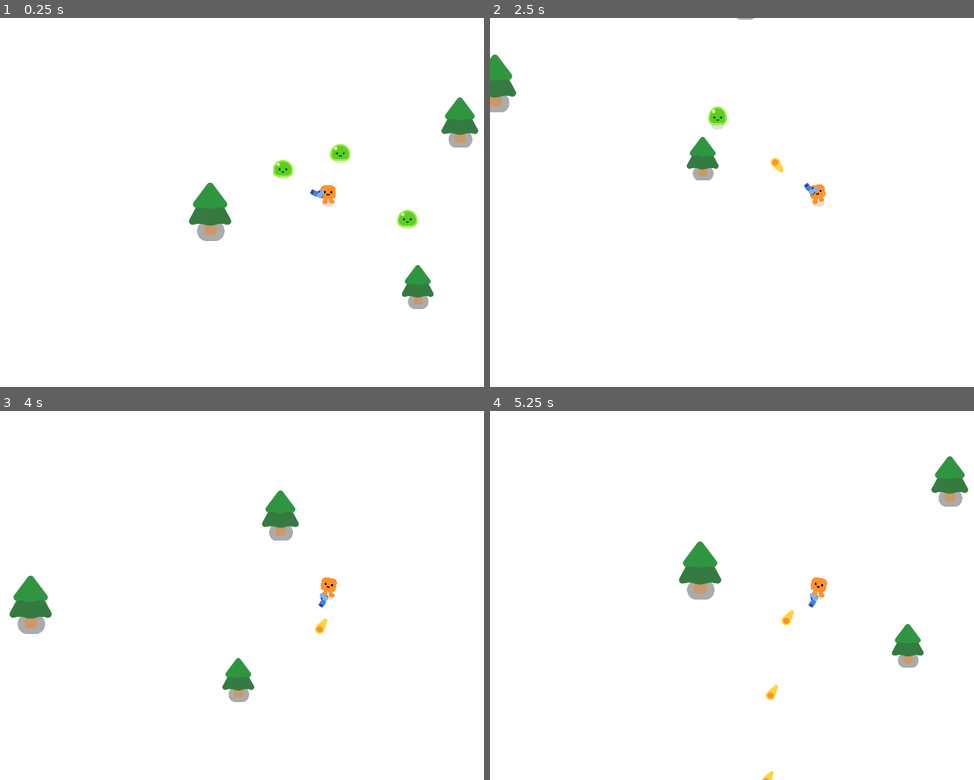
Above: before the commit, frames 1-4 (two rows, left to right).
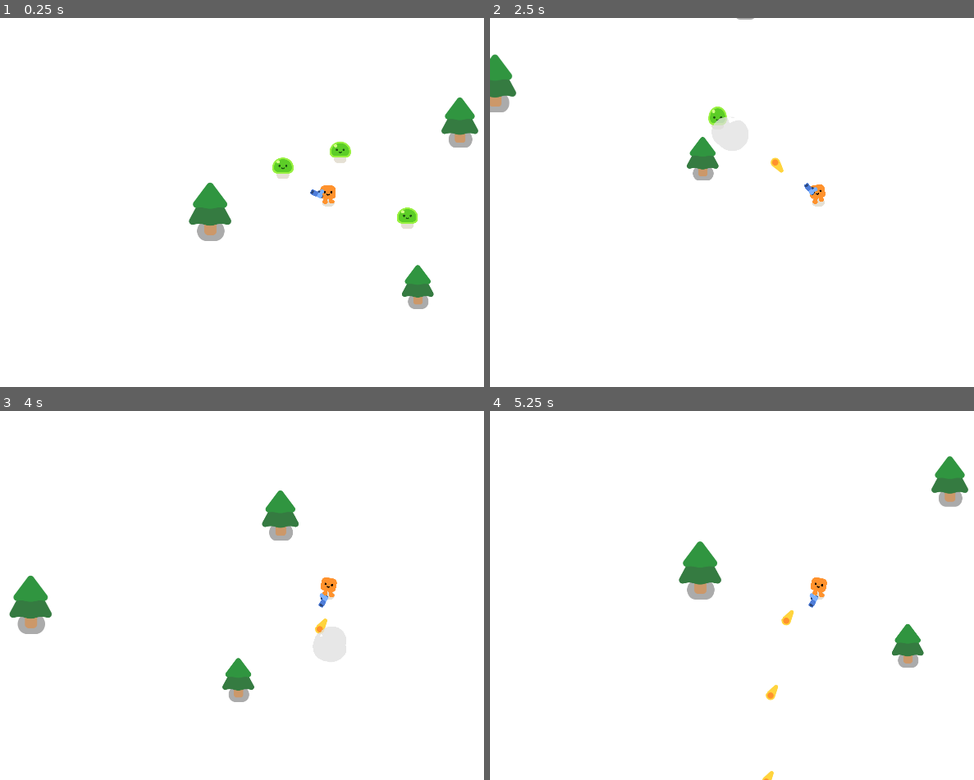
Above: after the commit, the same moments.

Repository: Stilltyde/Godot-4.2-Vampire-Survivors
Game: Godot game, scene res://survivors_game.tscn
The game is run twice, just before and just after one commit, with the same random seed, the same clock (stepped at 60 frames per second) and the same inputs.
Inputs:
- Up to frame 1 (0.25 s): no input
- Up to frame 2 (2.5 s): hold D (move_right) 0.53-1.28 s; hold S (move_down) 1.28-2.03 s; hold D (move_right) from 2.03 s (still down)
- Up to frame 3 (4 s): release D (move_right) at 2.78 s; hold W (move_up) 2.78-3.53 s; hold A (move_left) from 3.53 s (still down)
- Up to frame 4 (5.25 s): release A (move_left) at 5.03 s; hold S (move_down) from 5.03 s (still down)

The runs differ from the first frame. In frame 1, 0.4% of the frame differs, in the area x 56-87%, y 33-57%; in frame 2, less than 0.1%; in frame 3, less than 0.1%; in frame 4, nothing differs.

Commit message:
game stop on 0 health

Diff:
--- a/gun.gd
+++ b/gun.gd
@@ -1,5 +1,6 @@
 extends Area2D
 
+@warning_ignore("unused_parameter")
 func _physics_process(delta: float) -> void:
 	var enemies_in_range = get_overlapping_bodies()
 	if enemies_in_range.size() > 0:
--- a/player.gd
+++ b/player.gd
@@ -1,6 +1,9 @@
 extends CharacterBody2D
 
 @warning_ignore("unused_parameter")
+var health = 100.0
+signal health_depleted
+
 func _physics_process(delta: float) -> void:
 	var direction = Input.get_vector("move_left", "move_right", "move_up", "move_down")
 	velocity  = direction * 500
@@ -10,3 +13,12 @@
 		%HappyBoo.play_walk_animation()
 	else:
 		%HappyBoo.play_idle_animation()
+
+	const DAMAGE_RATE = 50.0
+	var overlapping_mobs = %HurtBox.get_overlapping_bodies()
+
+	if overlapping_mobs.size() > 0:
+		health -= DAMAGE_RATE * overlapping_mobs.size() * delta
+
+		if health <= 0.0:
+			health_depleted.emit()
--- a/player.tscn
+++ b/player.tscn
@@ -6,6 +6,9 @@
 
 [sub_resource type="CircleShape2D" id="CircleShape2D_onrkg"]
 radius = 32.0
+
+[sub_resource type="CircleShape2D" id="CircleShape2D_i3pqv"]
+radius = 37.0
 
 [node name="Player" type="CharacterBody2D"]
 script = ExtResource("1_onrkg")
@@ -22,3 +25,12 @@
 
 [node name="Gun" parent="." instance=ExtResource("3_i3pqv")]
 position = Vector2(0, -28)
+
+[node name="HurtBox" type="Area2D" parent="."]
+unique_name_in_owner = true
+collision_layer = 0
+collision_mask = 2
+
+[node name="CollisionShape2D" type="CollisionShape2D" parent="HurtBox"]
+shape = SubResource("CircleShape2D_i3pqv")
+debug_color = Color(0.82172, 0.217072, 0.273191, 0.42)
--- a/slimie.gd
+++ b/slimie.gd
@@ -1,7 +1,12 @@
 extends CharacterBody2D
+
+@warning_ignore("unused_parameter")
 
 var health = 3
 @onready var player = get_node("/root/Game/Player")
+
+func _ready():
+	%Slime.play_walk()
 
 func _physics_process(delta: float) -> void:
 	var direction = global_position.direction_to(player.global_position)
@@ -14,3 +19,7 @@
 
 	if health == 0:
 		queue_free()
+		const SMOKE = preload("res://smoke_explosion/smoke_explosion.tscn")
+		var smoke_explosion = SMOKE.instantiate()
+		get_parent().add_child(smoke_explosion)
+		smoke_explosion.global_position = global_position
--- a/smoke_explosion/smoke_explosion.tscn
+++ b/smoke_explosion/smoke_explosion.tscn
@@ -144,7 +144,7 @@
 
 [node name="AnimationPlayer" type="AnimationPlayer" parent="."]
 unique_name_in_owner = true
+libraries = {
+&"": SubResource("AnimationLibrary_8msef")
+}
 autoplay = "RESET"
-libraries = {
-"": SubResource("AnimationLibrary_8msef")
-}
Not shown: 1 places in player.tscn that only renumber resources
